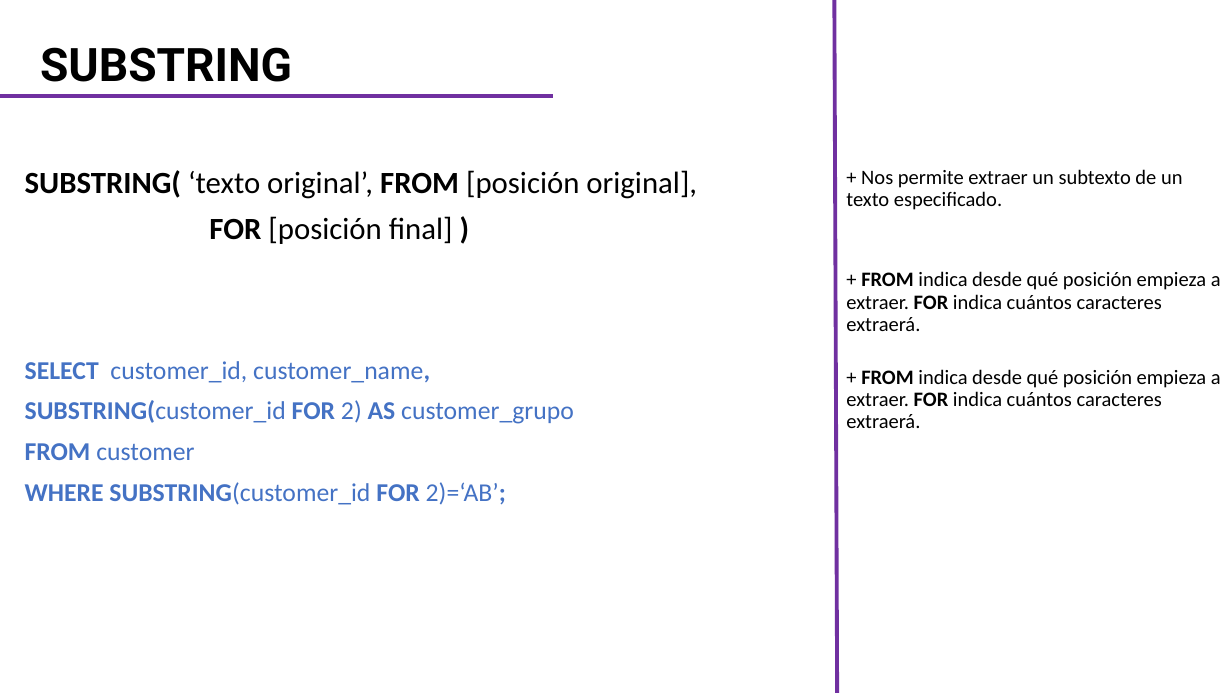
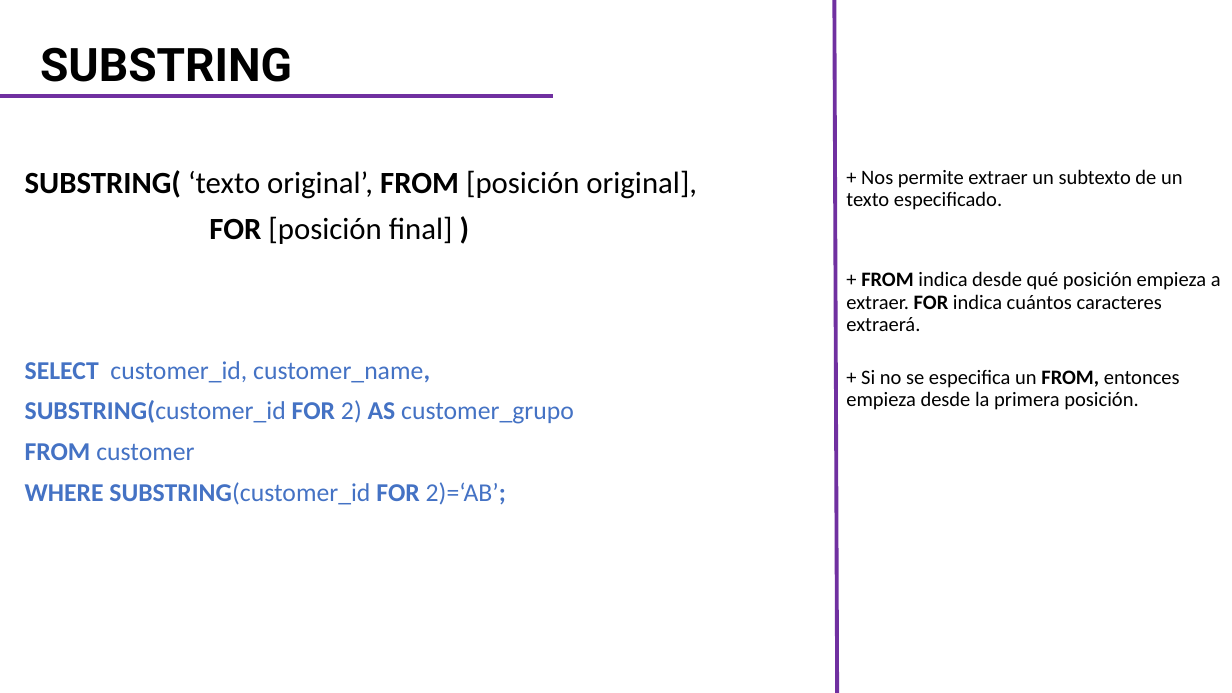
Before and after one commit to CarlosCamposs/Curso-AABD_SQL, a slide deck: slide 47 of Curso AABD-SQL (Notas).pptx. Drawn at 1232x693 pixels with LibreOffice and Linux fonts; fonts in the diff are those of the drawing. Boxes give left, top, right and bottom in pixels: in the first picture for what was removed or moved away, otherwise in the second. Text is boxed around its words. In the diff, an @@ line names an element or a change of style, - is before the commit and + after.

```diff
--- a/Curso AABD-SQL (Notas).pptx
+++ b/Curso AABD-SQL (Notas).pptx
@@ text at <box>846,370,1180,410</box>: text changed @@
-+ FROM indica desde qué posición empieza a extraer. FOR indica cuántos caracteres extraerá.
++ Si no se especifica un FROM, entonces empieza desde la primera posición.
```
Also in this commit, not shown: 5 other slides changed, 1 other file.
